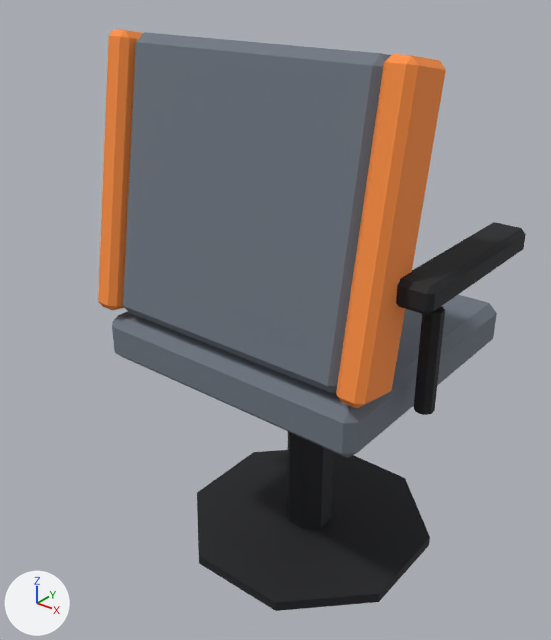
Two versions of the glTF model assets/models/furniture/operator_seat/operator_seat.glb, one commit apart.
Both versions are drawn from a 50 mm camera at (0.704, -0.987, 1.038) aimed at (-0.026, -0.075, 0.472). Lighting does not change. The marker at lower left points along +X, +Y and +Z. The picture after the commit comes second. Vertices at exactly the same position are counted once.

In view in the first picture: 'OperatorSeat'.
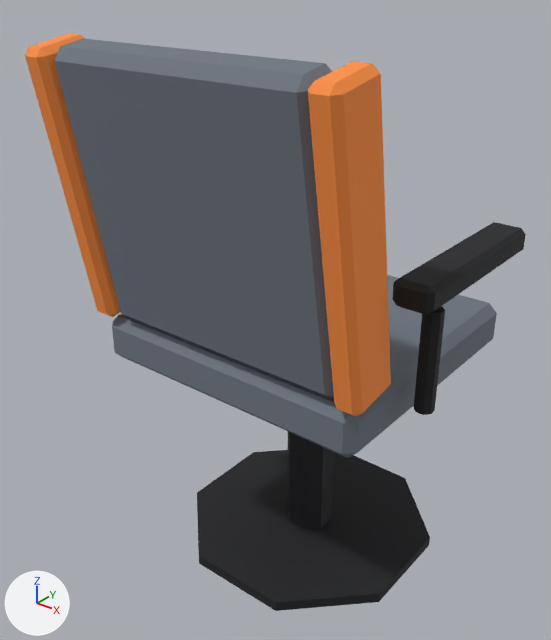
Boxes (x1, y1, x2, y2) around the edits, measured in the pictures (551 x 640 px; the box of a moved part takes in the faces that stretch with it):
'OperatorSeat', reshaped (17% wider): before (98, 29, 526, 611); after (25, 34, 526, 611)
part 1 of me_operatorseat, moved or reshaped: before (98, 29, 143, 310); after (25, 34, 121, 317)
part 2 of me_operatorseat, moved or reshaped: before (336, 54, 446, 408); after (307, 61, 391, 416)
part 3 of me_operatorseat, moved or reshaped: before (123, 32, 391, 393); after (54, 39, 334, 397)

The change, as a list of edits to the scene's bpy script:
```text
Change me_operatorseat:
    used by ob_operatorseat; location = (0.0, 0.0, 0.0)
    remove me_operatorseat.from_pydata(...)  # 208 vertices, 376 faces; spans x -0.315..0.315, y -0.263..0.222, z 0.0..0.929
    add me_operatorseat.from_pydata(...)  # 208 vertices, 376 faces; spans x -0.315..0.315, y -0.339..0.222, z 0.0..0.929
    me_operatorseat part 1: the loose piece of 24 vertices spanning x -0.265..-0.22, y -0.263..-0.101, z 0.484..0.929 is turned 20 degrees about the x axis through its middle, then moved by (0.0, -0.076, 0.0)
    me_operatorseat part 2: the loose piece of 24 vertices spanning x 0.22..0.265, y -0.263..-0.101, z 0.484..0.929 is turned 20 degrees about the x axis through its middle, then moved by (0.0, -0.076, 0.0)
    me_operatorseat part 3: 24 of 208 vertices moved; they spanned x -0.22..0.22, y -0.252..-0.112, z 0.487..0.927 and now span x -0.22..0.22, y -0.328..-0.188, z 0.487..0.927; mean shift (0.0, -0.076, 0.0); largest move (-0.22, -0.127, 0.905) -> (-0.22, -0.203, 0.508)
```
